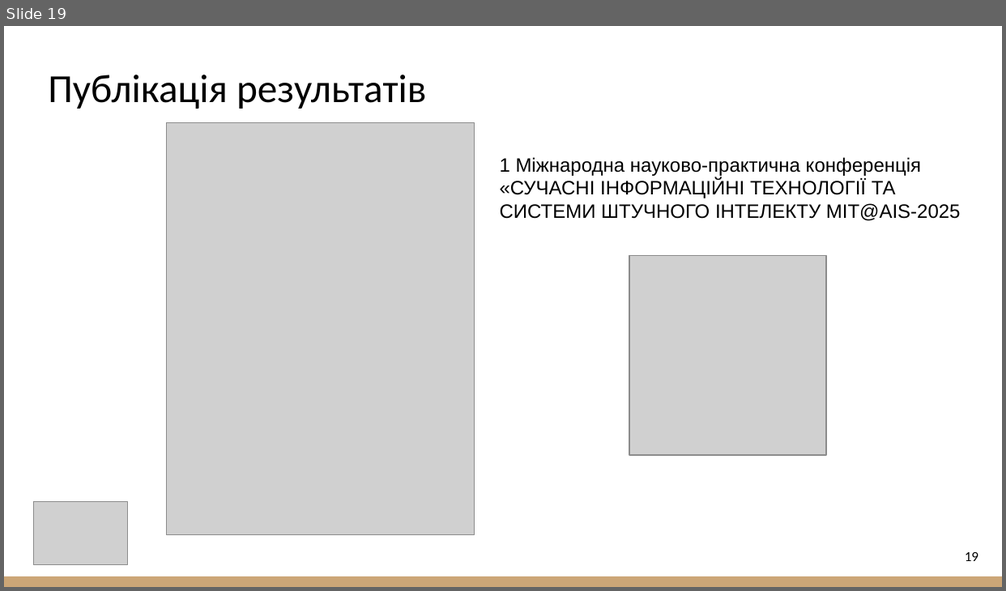
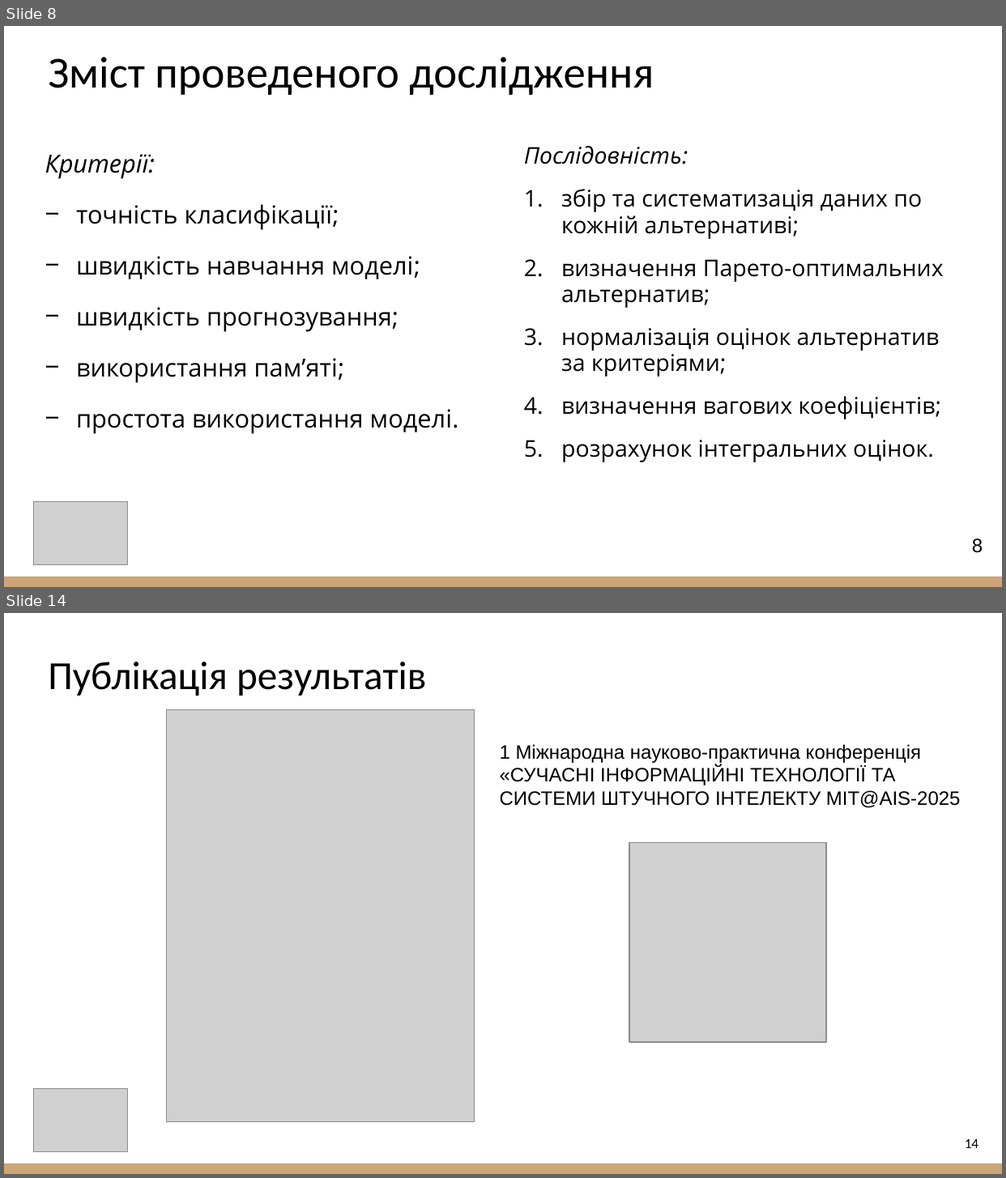
Before and after one commit to Wind6365/fake_news_detector_archive, a slide deck: 2025_М_ПІ_ІПЗм-23-1_Шагун_А_С.pptx. Shown one above the other, each under a label of ours: slide 19 before the commit, slides 8 and 14 after it; the slides between them are not shown. The pictures are 1006x591 and 1006x1178 pixels, drawn with LibreOffice and Linux fonts; fonts in the diff are those of the drawing; grey boxes stand for pictures. Boxes give left, top, right and bottom in pixels: in the first picture for what was removed or moved away, otherwise in the second. Text is boxed around its words. In the diff, an @@ line names an element or a change of style, - is before the commit and + after.

```diff
--- a/2025_М_ПІ_ІПЗм-23-1_Шагун_А_С.pptx
+++ b/2025_М_ПІ_ІПЗм-23-1_Шагун_А_С.pptx
@@ slide 8 added at (4,26,1002,587), background #FFFFFF; not listed: 1 template element that a slide beside it also shows @@
@@ title added at (48,57,654,95), 32 pt, text #000000 @@
+Зміст проведеного дослідження
@@ text added at (524,146,944,463), 16.6 pt, text #000000 @@
+Послідовність:
+1. збір та систематизація даних по кожній альтернативі;
+2. визначення Парето-оптимальних альтернатив;
+3. нормалізація оцінок альтернатив за критеріями;
+4. визначення вагових коефіцієнтів;
+5. розрахунок інтегральних оцінок.
@@ text added at (45,154,459,434), 18 pt, text #000000 @@
+Критерії:
+− точність класифікації;
+− швидкість навчання моделі;
+− швидкість прогнозування;
+− використання памʼяті;
+− простота використання моделі.
@@ picture added at (33,502,127,566) @@
@@ page number added at (972,539,982,553), 14 pt, text #000000 @@
+8
@@ what was slide 19 is now slide 14 @@
@@ page number at (965,1139,978,1148): text changed @@
-19
+14
```
Also in this commit, not shown: 4 slides changed, 9 other slides added, 15 slides removed.
